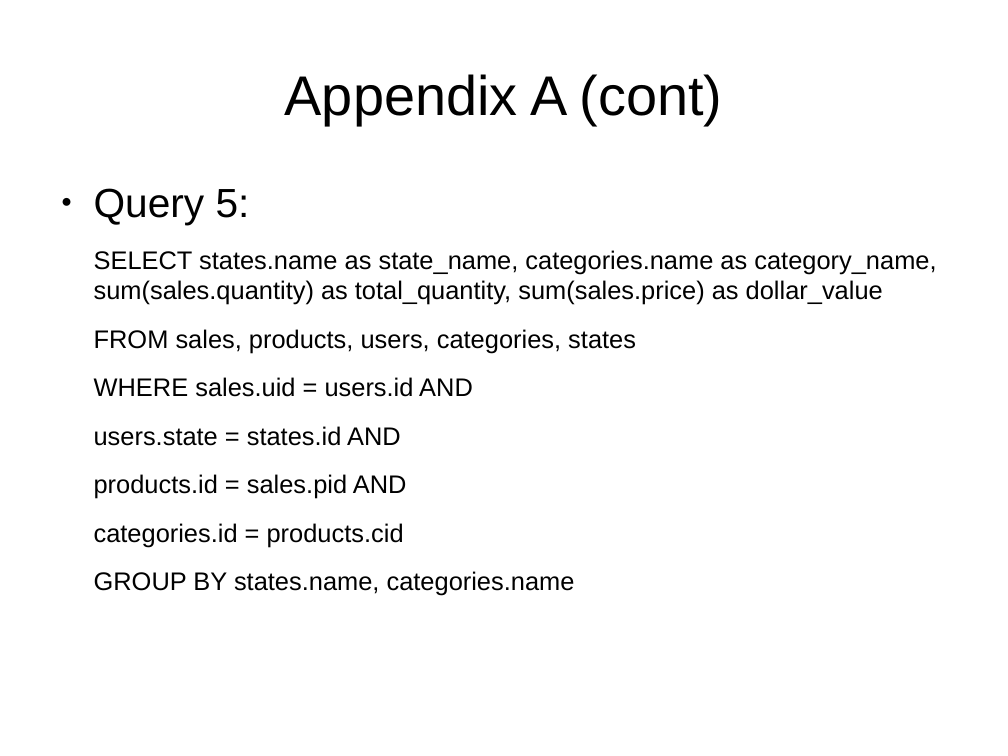
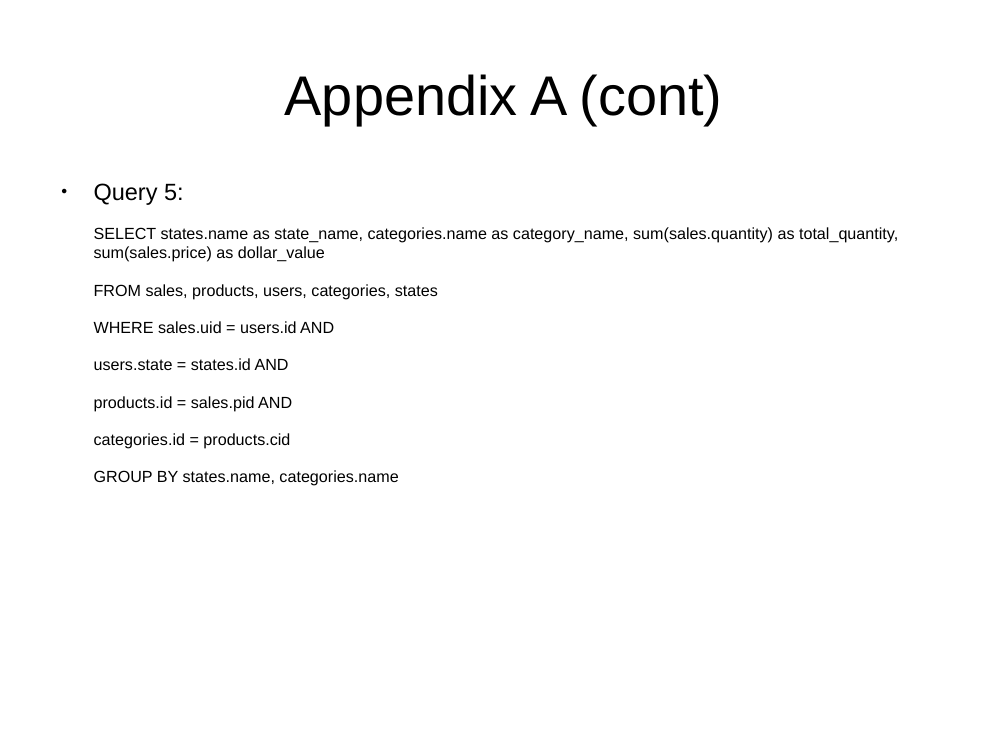
Before and after one commit to afcarl/dse201_final, a slide deck: slide 9 of dse201_final_report.odp. Drawn at 1008x756 pixels with LibreOffice and Linux fonts; fonts in the diff are those of the drawing. Boxes give left, top, right and bottom in pixels: in the first picture for what was removed or moved away, otherwise in the second. Text is boxed around its words. In the diff, an @@ line names an element or a change of style, - is before the commit and + after.

```diff
--- a/dse201_final_report.odp
+++ b/dse201_final_report.odp
@@ text "Query 5:" at (x1=94, y1=183, x2=898, y2=486): size 32 to 18.5 pt in "Query 5:"; size 20 to 12.7 pt @@
```
Also in this commit, not shown: 4 other slides changed, 1 slide added, 1 slide removed.
